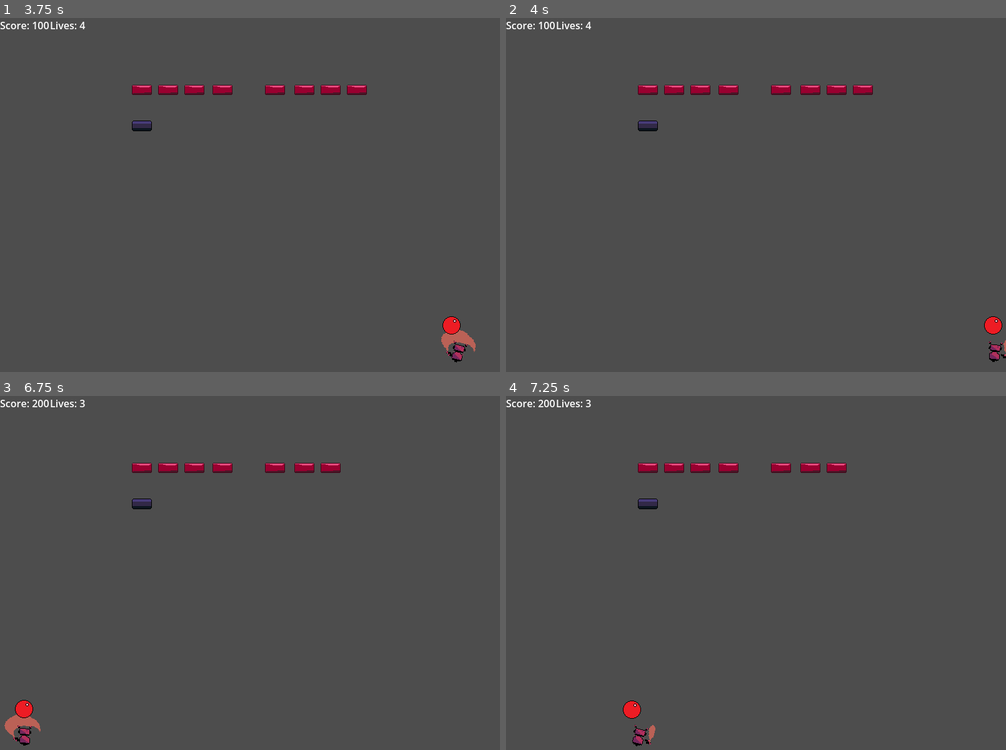
Above: before the commit, frames 1-4 (two rows, left to right).
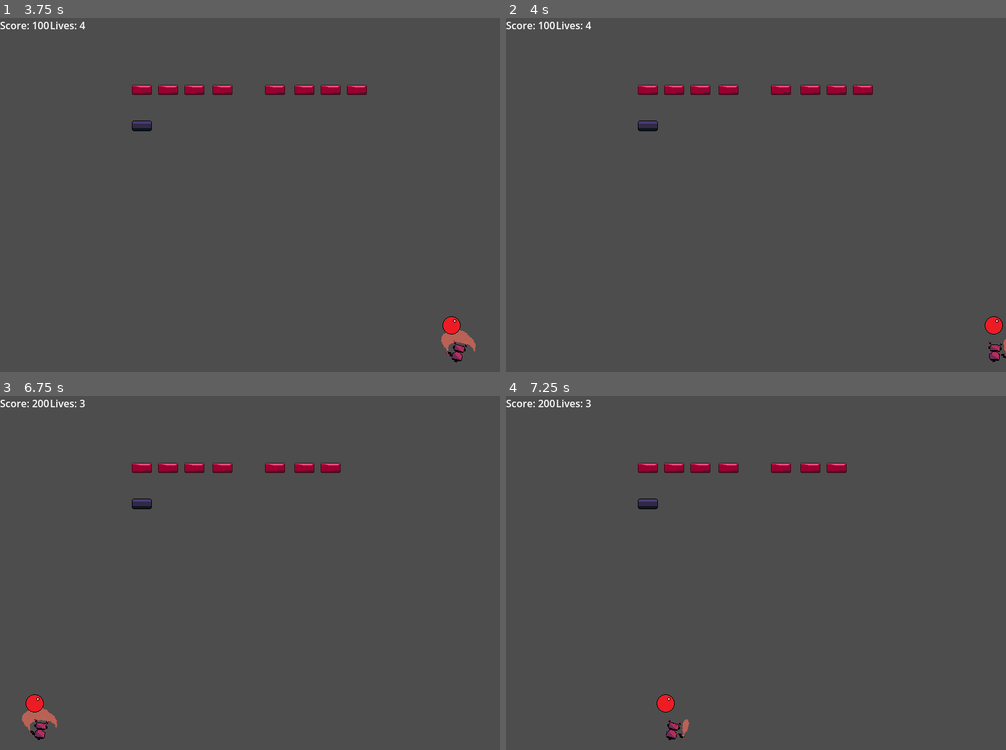
Above: after the commit, the same moments.

Repository: ccavalcanti11/godot_brick_breaker
Game: Godot game, scene res://scenes/MainMenu.tscn
The game is run twice, just before and just after one commit, with the same random seed, the same clock (stepped at 60 frames per second) and the same inputs.
Inputs:
- Up to frame 1 (3.75 s): click "START" at 0.5 s; hold D (move_right) 1.28-2.03 s; tap Space (launch_ball) at 1.35, 2.85 s; hold A (move_left) 2.03-2.78 s; tap F (player_hit) at 2.1, 3.6 s; hold D (move_right) from 2.78 s (still down)
- Up to frame 2 (4 s): keep holding D (move_right)
- Up to frame 3 (6.75 s): release D (move_right) at 4.28 s; hold A (move_left) 4.28-6.53 s; tap Space (launch_ball) at 4.35, 5.85 s; tap F (player_hit) at 5.1, 6.6 s; hold D (move_right) from 6.53 s (still down)
- Up to frame 4 (7.25 s): keep holding D (move_right)

Frame 1 is identical in both runs. In frame 2, less than 0.1% of the frame differs, in the area x 95-100%, y 84-97%; in frame 3, 0.7%, in the area x 0-12%, y 84-99%; in frame 4, 0.6%.

Commit message:
feat: adding improved hit logic to the weapon

Diff:
--- a/brickbreaker/scenes/Player.tscn
+++ b/brickbreaker/scenes/Player.tscn
@@ -4,9 +4,8 @@
 [ext_resource type="Texture2D" uid="uid://boltlmvbxgi0i" path="res://assets/sprites/robot-attack-anim.png" id="2_jlx5f"]
 [ext_resource type="Texture2D" uid="uid://clttvxqp3qa32" path="res://assets/sprites/robot-idle-anim-3.png" id="3_jlx5f"]
 
-[sub_resource type="CapsuleShape2D" id="CapsuleShape2D_c7ra2"]
-radius = 5.0
-height = 34.0
+[sub_resource type="RectangleShape2D" id="RectangleShape2D_weapon"]
+size = Vector2(20, 8)
 
 [sub_resource type="AtlasTexture" id="AtlasTexture_s6nv3"]
 atlas = ExtResource("2_jlx5f")
@@ -63,14 +62,17 @@
 radius = 8.0
 height = 24.0
 
-[node name="Paddle" type="CharacterBody2D"]
+[node name="Player" type="CharacterBody2D"]
 script = ExtResource("1_ry5ju")
 
-[node name="WeaponHitbox" type="CollisionShape2D" parent="."]
+[node name="WeaponArea" type="Area2D" parent="."]
 position = Vector2(0, -50)
-rotation = 1.5708
-shape = SubResource("CapsuleShape2D_c7ra2")
-disabled = true
+collision_layer = 0
+monitoring = false
+monitorable = false
+
+[node name="CollisionShape2D" type="CollisionShape2D" parent="WeaponArea"]
+shape = SubResource("RectangleShape2D_weapon")
 
 [node name="AnimatedSprite2D" type="AnimatedSprite2D" parent="."]
 sprite_frames = SubResource("SpriteFrames_s6nv3")
@@ -79,5 +81,6 @@
 offset = Vector2(0, -32)
 
 [node name="CollisionShape2D" type="CollisionShape2D" parent="."]
+visible = false
 position = Vector2(0, -13)
 shape = SubResource("CapsuleShape2D_jlx5f")
--- a/brickbreaker/scripts/player.gd
+++ b/brickbreaker/scripts/player.gd
@@ -13,18 +13,22 @@
 @export var float_frequency: float = 2.0  # Speed of floating motion
 
 # Weapon hit tuning
-@export var weapon_forward_offset: float = 25.0 # distance above player
-@export var weapon_thickness: float = 6.0 # height of the hitzone shape
-@export var hit_duration: float = 0.18 # seconds the hit will be active
-@export var hit_cooldown: float = 0.65 # seconds before the hit can be triggered again
+@export var weapon_forward_offset: float = 20.0 # distance above player
+@export var weapon_width: float = 20.0 # width of the weapon swing
+@export var weapon_thickness: float = 8.0 # thickness of the hitzone
+@export var hit_duration: float = 0.2 # seconds the hit will be active
+@export var hit_cooldown: float = 0.5 # seconds before the hit can be triggered again
+@export var weapon_hit_boost: float = 1.5 # Multiplier for ball velocity when hit by weapon
 
 var _hit_time_left: float = 0.0
 var _cooldown_left: float = 0.0
 var _current_tilt: float = 0.0  # Current tilt angle
 var _float_time: float = 0.0  # Time accumulator for floating
+var _weapon_active: bool = false  # Track if weapon is currently active
 
 @onready var collision_shape: CollisionShape2D = $CollisionShape2D # Reference the player's collision shape
-@onready var weapon_hitbox: CollisionShape2D = $WeaponHitbox # Reference the weapon hitbox collision shape
+@onready var weapon_area: Area2D = $WeaponArea # Reference the weapon hitbox area
+@onready var weapon_hitbox: CollisionShape2D = $WeaponArea/CollisionShape2D # Reference the weapon hitbox collision shape
 @onready var visual_root: Node2D = self  # Will store visual elements for rotation
 
 func get_width() -> float:
@@ -36,6 +40,10 @@
 func _ready():
 	setup_weapon_hitbox()
 	set_weapon_active(false)
+	# Connect weapon hit signal
+	if weapon_area:
+		print_debug("Connecting weapon hit signal")
+		weapon_area.body_entered.connect(_on_weapon_hit)
 
 func setup_weapon_hitbox() -> void:
 	# Ensure the main shape is a capsule (needed to compute top edge and width)
@@ -44,24 +52,13 @@
 		push_warning("Players CollisionShape2D should be CapsuleShape2D for weapon positioning.")
 		return
 
-	# Create the weapon capsule
-	var cap := CapsuleShape2D.new()
-	# Thickness controls the capsule's vertical thickness when horizontal:
-	# thickness = 2 * radius => radius = thickness / 2
-	cap.radius = max(weapon_thickness * 0.5, 0.0)
+	# Create a rectangular weapon hitbox - better for bat-like weapon feel
+	var rect := RectangleShape2D.new()
+	rect.size = Vector2(weapon_width, weapon_thickness)
 
-	# Make the skill capsule span the player's width:
-	# When rotated 90., the horizontal length of the capsule is (height + 2 * radius)
-	# We want that to match player's width ( = 2 * player_cap.radius)
-	var player_width := get_width() # 2 * player_cap.radius
-	cap.height = max((16.0 * cap.radius), 0.0) # if <= 0, it becomes a circle
+	weapon_hitbox.shape = rect
 
-	weapon_hitbox.shape = cap
-
-	# Rotate 90. so the capsule becomes horizontal (thin bar above the player)
-	weapon_hitbox.rotation_degrees = 90.0
-
-	# Position it above the top edge
+	# Position it above the player
 	update_weapon_hitbox_transform()
 
 func update_weapon_hitbox_transform() -> void:
@@ -75,19 +72,21 @@
 	# Player is centered at its origin; top edge is at -total_height / 2
 	var top_edge := -total_height * 0.5
 
-	# The weapon capsule's vertical thickness (in world y) is it diameter (2*radius)
-	var half_thickness := weapon_thickness * 0.5
-
-	# Center the weapon capsule so its bottom edge is offset above the player's top edge
-	var y := top_edge - weapon_forward_offset - half_thickness
+	# Position the weapon area above the player
+	var y := top_edge - weapon_forward_offset
 
 	# Keep centered in x
-	weapon_hitbox.position = Vector2(0.0, y)
+	if weapon_area:
+		weapon_area.position = Vector2(0.0, y)
 
 
 func set_weapon_active(active: bool) -> void:
-	if weapon_hitbox:
-		weapon_hitbox.disabled = not active
+	_weapon_active = active
+	print_debug("Setting weapon active: " + str(active))
+	if weapon_area:
+		weapon_area.monitoring = active
+		weapon_area.monitorable = active
+		print_debug("Weapon area monitoring: " + str(weapon_area.monitoring))
 
 func _physics_process(delta: float) -> void:
 	# Get input direction
@@ -155,3 +154,32 @@
 	set_weapon_active(true)
 	_hit_time_left = hit_duration
 	_cooldown_left = hit_cooldown
+
+func _on_weapon_hit(body: Node2D) -> void:
+	print_debug("Weapon hit detected with body: " + str(body))
+	if not _weapon_active:
+		return
+
+	# Check if it's the ball
+	if body is RigidBody2D and body.name == "Ball":
+		print_debug("Weapon hit detected on ball!")
+		var ball := body as RigidBody2D
+
+		# Calculate hit direction based on where ball was hit
+		var hit_offset = (ball.global_position.x - global_position.x) / (get_width() / 2)
+		hit_offset = clamp(hit_offset, -1.0, 1.0)
+
+		# Apply strong upward force with horizontal component based on hit position
+		var hit_direction = Vector2(hit_offset * 0.7, -1.0).normalized()
+
+		# Get current ball speed and boost it
+		var current_speed = ball.linear_velocity.length()
+		var boosted_speed = current_speed * weapon_hit_boost
+
+		# Apply player momentum to the ball
+		hit_direction.x += velocity.x / max_speed * 0.4
+
+		# Set the new velocity with boost
+		ball.linear_velocity = hit_direction.normalized() * boosted_speed
+
+		print("Weapon hit! Boosted ball to speed: ", boosted_speed)
